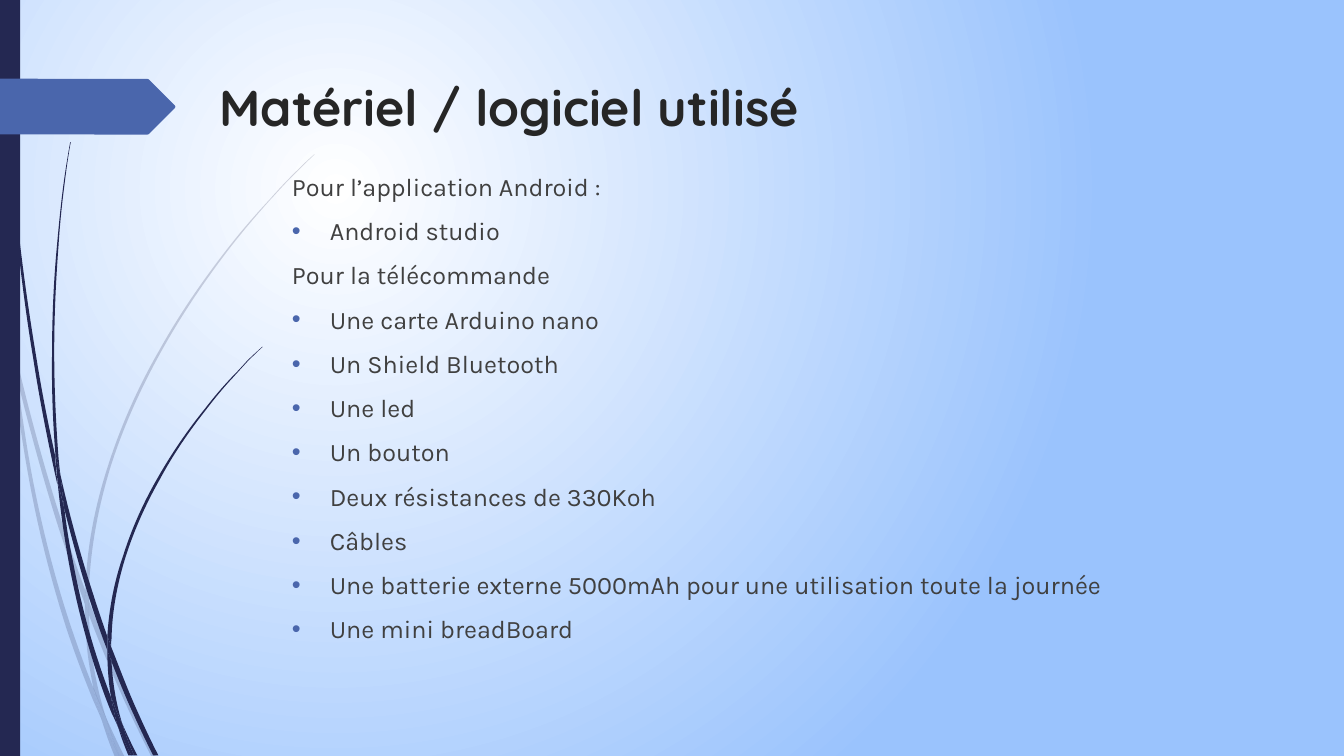
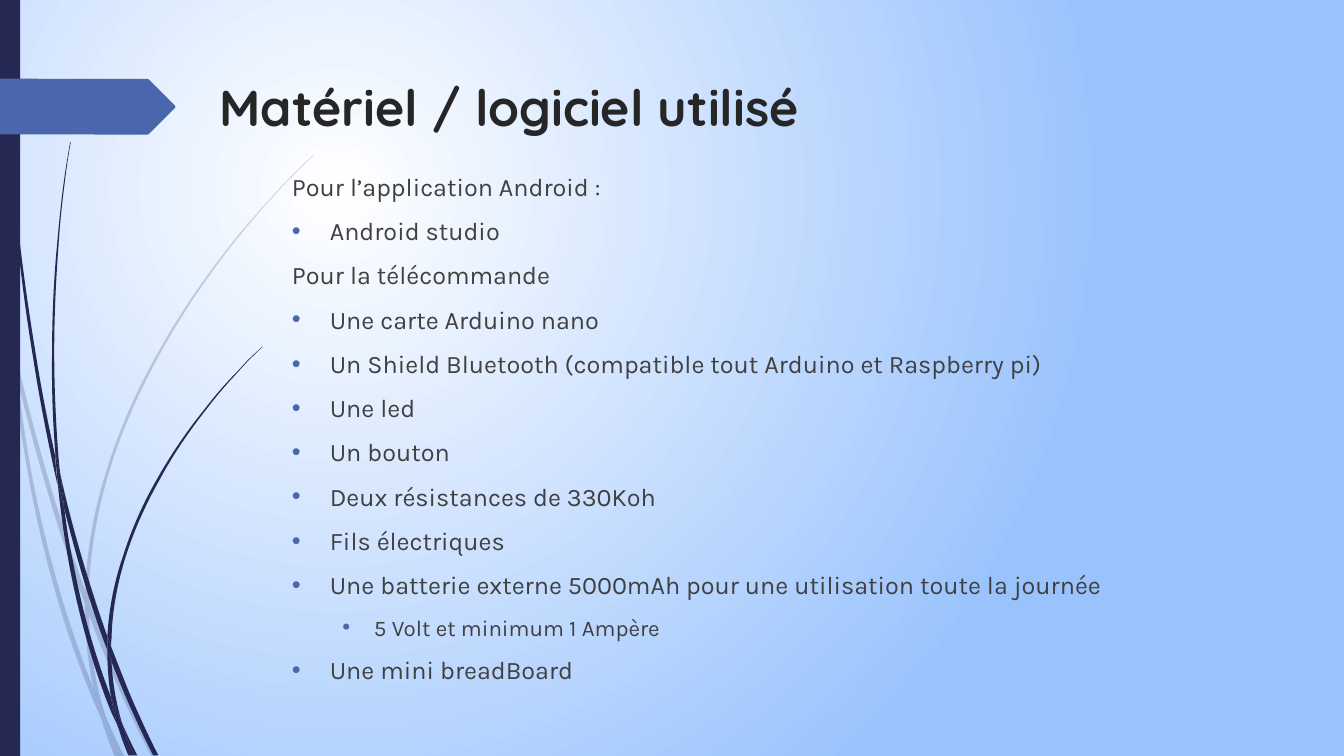
Before and after one commit to PandaPoPy/arduino_thinkcode, a slide deck: slide 3 of cours/Irondelle.pptx. Drawn at 1344x756 pixels with LibreOffice and Linux fonts; fonts in the diff are those of the drawing. Boxes give left, top, right and bottom in pixels: in the first picture for what was removed or moved away, otherwise in the second. Text is boxed around its words. In the diff, an @@ line names an element or a change of style, - is before the commit and + after.

```diff
--- a/cours/Irondelle.pptx
+++ b/cours/Irondelle.pptx
@@ text at <box>330,355,1041,379</box>: text changed @@
-• Un Shield Bluetooth
+• Un Shield Bluetooth (compatible tout Arduino et Raspberry pi)
@@ text at <box>330,531,505,556</box>: text changed @@
-• Câbles
+• Fils électriques
@@ text at <box>374,619,660,642</box>: paragraph added @@
+  • 5 Volt et minimum 1 Ampère
```
Also in this commit, not shown: 9 other slides changed, 1 slide added, 5 other files.
